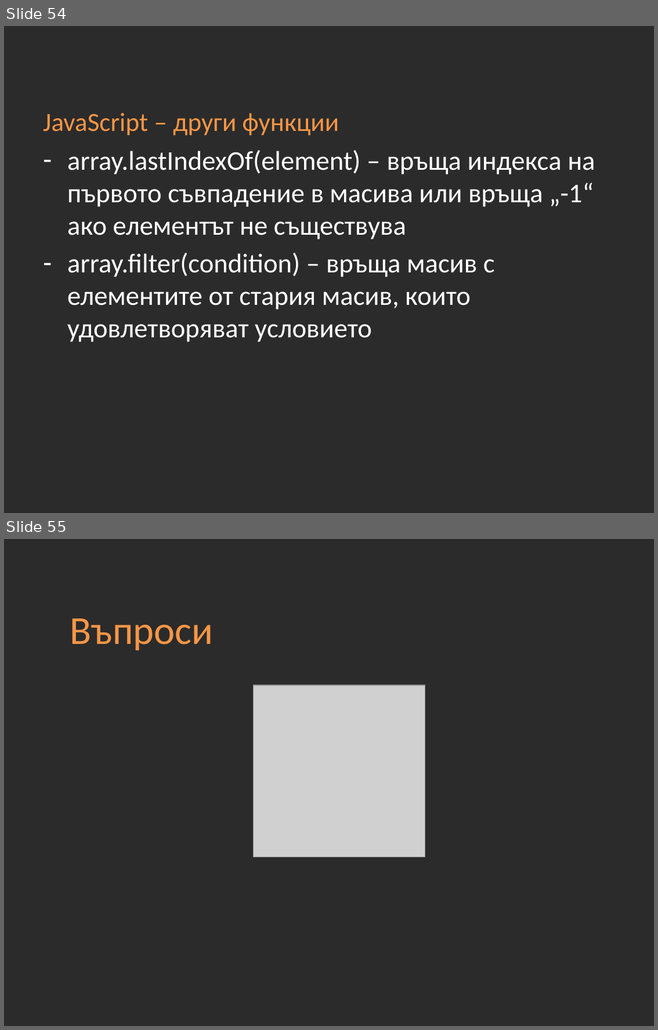
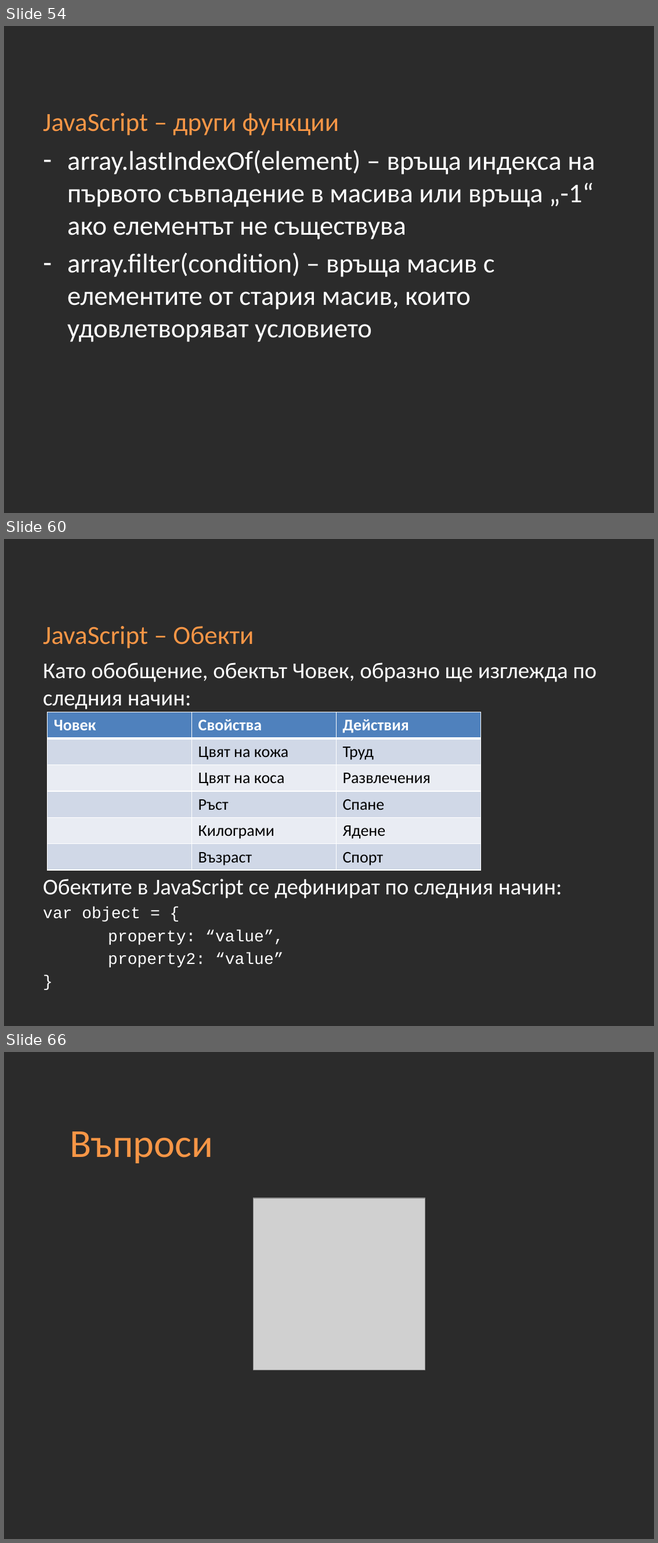
Before and after one commit to Academy-Soft-Intellect/Front-End-Course, a slide deck: 10-JavaScript-Basics.pptx. Shown one above the other, each under a label of ours: slides 54 and 55 before the commit, slides 54, 60 and 66 after it; the slides between them are not shown. The pictures are 658x1030 and 658x1543 pixels, drawn with LibreOffice and Linux fonts; fonts in the diff are those of the drawing; grey boxes stand for pictures; background and template pictures are left out; a plain dark background stands for a picture behind light text. Boxes give left, top, right and bottom in pixels: in the first picture for what was removed or moved away, otherwise in the second. Text is boxed around its words. In the diff, an @@ line names an element or a change of style, - is before the commit and + after.

```diff
--- a/10-JavaScript-Basics.pptx
+++ b/10-JavaScript-Basics.pptx
@@ slide 60 added at (x1=4, y1=539, x2=654, y2=1026), background picture (left out) @@
@@ title added at (x1=43, y1=626, x2=253, y2=649), 29 pt, text #F79646 @@
+JavaScript – Обекти
@@ text added at (x1=43, y1=663, x2=596, y2=968), 25 pt, text #FFFFFF @@
+Като обобщение, обектът Човек, образно ще изглежда по следния начин:
+Обектите в JavaScript се дефинират по следния начин:
+var object = {
+property: “value”,
+property2: “value”
+}
@@ table added at (x1=48, y1=712, x2=480, y2=870), 6 rows, 3 columns @@
+Човек | Свойства | Действия
+ | Цвят на кожа | Труд
+ | Цвят на коса | Развлечения
+ | Ръст | Спане
+ | Килограми | Ядене
+ | Възраст | Спорт
@@ what was slide 55 is now slide 66 @@
```
Also in this commit, not shown: 5 slides changed, 10 other slides added.
